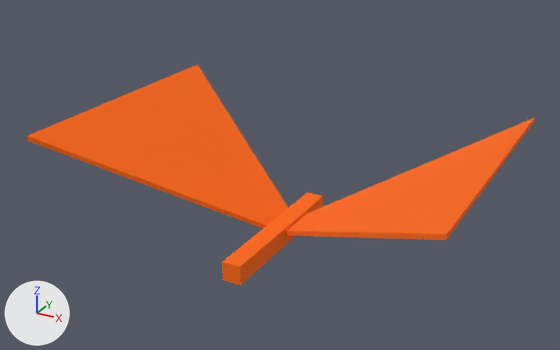
Renders of the glTF model FileStorage/Flower/Butterfly_Flap.glb from each side of a commit.
Rendered twice from a 50 mm lens placed at (13.6, -24.46, 14.91), pointed at (-0.35, 0.9, 2.23). The axes (+X, +Y, +Z) are drawn at lower left. The lights are the same throughout. The older version comes first.
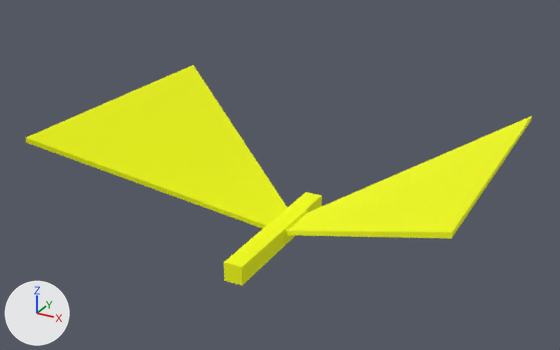
The edits, one by one:
Material 'Color' (mat_color) is new.
Its base color is (0.911, 1.0, 0.0) (yellow #f5ff00).
Its roughness is 1.0.
me_cube_001 has 40 vertices, 76 faces and spans x -8.3..8.3, y -4.8..6.7, z -0.4..4.4.
me_cube_001 no longer uses material mat_orange (orange #ff6900).
me_cube_001 gains material mat_color (yellow #f5ff00).
Object 'Cube' (ob_cube) turns from (0, 0, 0) to (0, 0, 1.2) degrees about x, y and z.

What differs and where, as boxes (x1, y1, x2, y2) in the pictures (560 x 350 px):
'Cube', recoloured, turned (orange to yellow): before (27, 64, 535, 285); after (26, 65, 532, 285)
